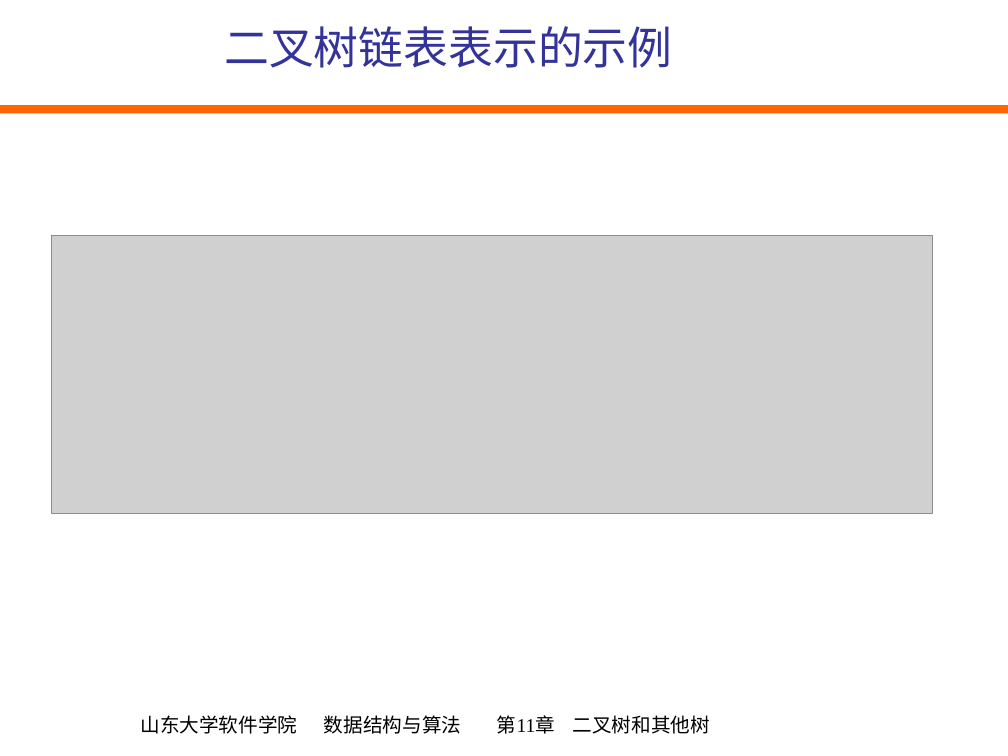
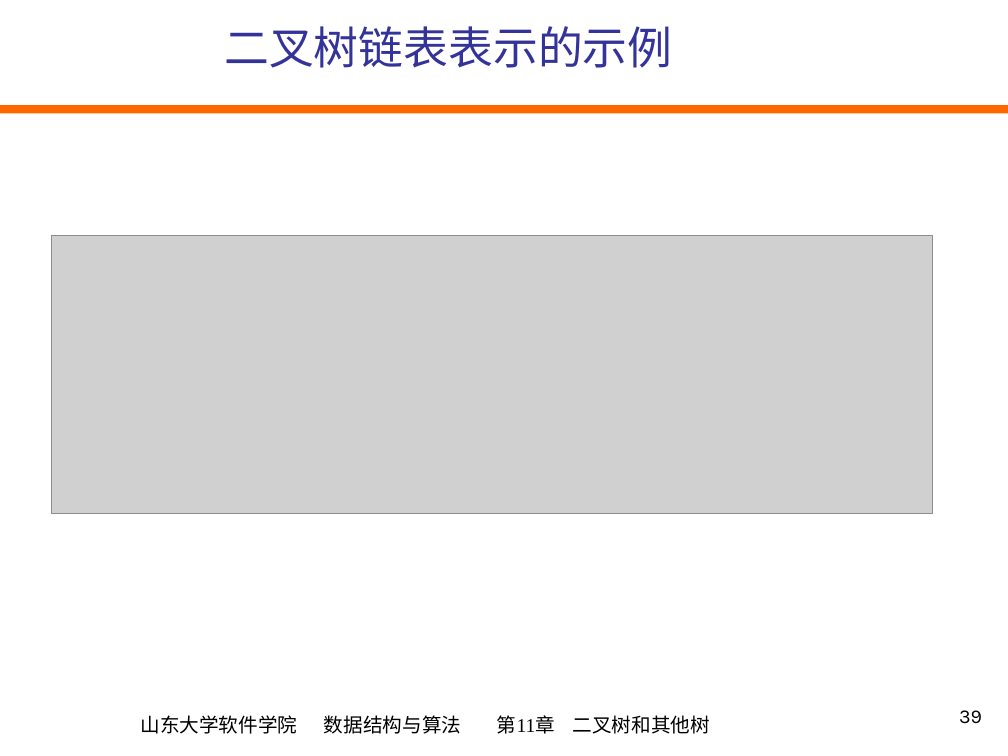
Before and after one commit to mannerth/data-structure-review, a slide deck: slide 39 of PPT/ch11.ppt. Drawn at 1008x756 pixels with LibreOffice and Linux fonts; fonts in the diff are those of the drawing; grey boxes stand for pictures. Boxes give left, top, right and bottom in pixels: in the first picture for what was removed or moved away, otherwise in the second. Text is boxed around its words. In the diff, an @@ line names an element or a change of style, - is before the commit and + after.

```diff
--- a/PPT/ch11.ppt
+++ b/PPT/ch11.ppt
@@ page number added at (x1=959, y1=710, x2=982, y2=724), 14 pt, text #000000 @@
+39
```
Also in this commit, not shown: 6 other slides changed, 13 other files.
